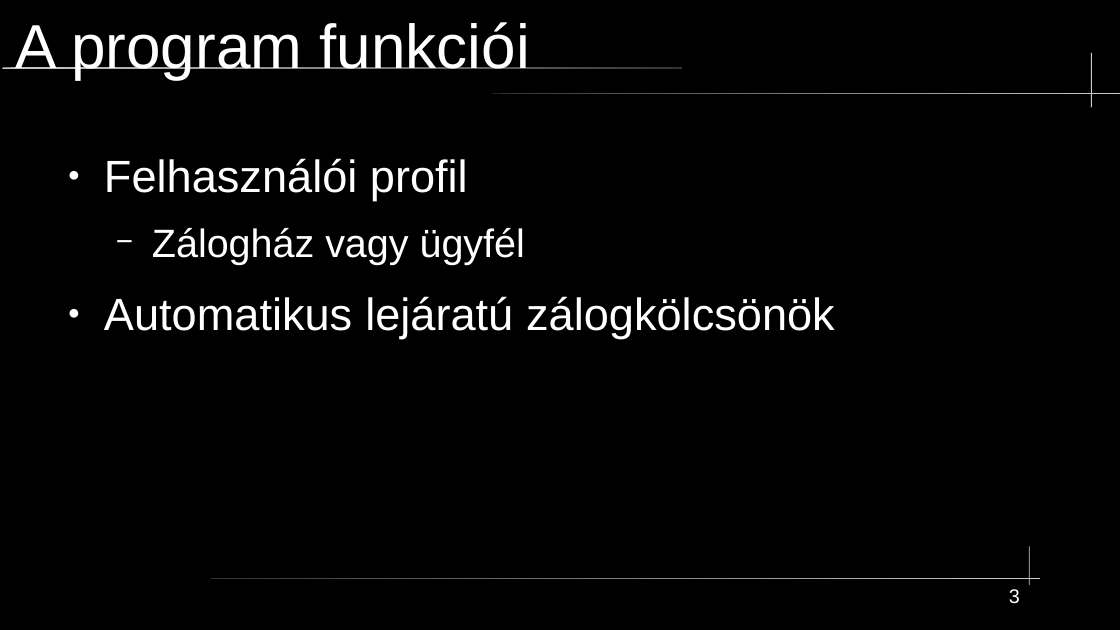
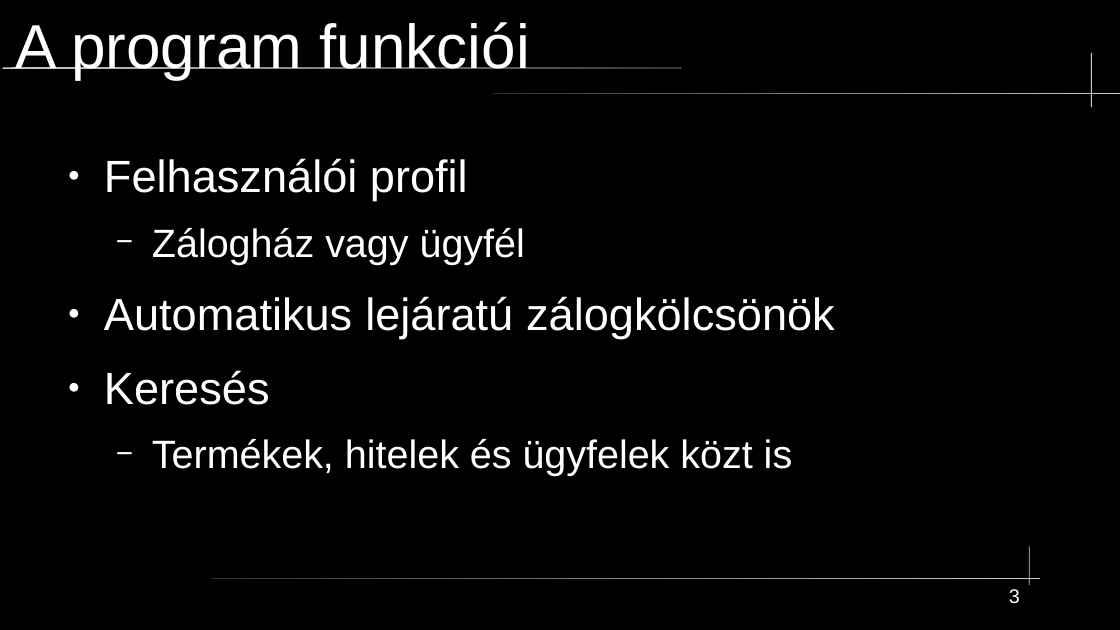
Before and after one commit to mikobalint-szbi/PawnHub, a slide deck: slide 3 of [Developer]/PPT/technikai prezentáció.odp. Drawn at 1120x630 pixels with LibreOffice and Linux fonts; fonts in the diff are those of the drawing. Boxes give left, top, right and bottom in pixels: in the first picture for what was removed or moved away, otherwise in the second. Text is boxed around its words. In the diff, an @@ line names an element or a change of style, - is before the commit and + after.

```diff
--- a/[Developer]/PPT/technikai prezentáció.odp
+++ b/[Developer]/PPT/technikai prezentáció.odp
@@ text at [104,370,793,476]: paragraphs added @@
+● Keresés
+  − Termékek, hitelek és ügyfelek közt is
```
Also in this commit, not shown: 2 slides added.
